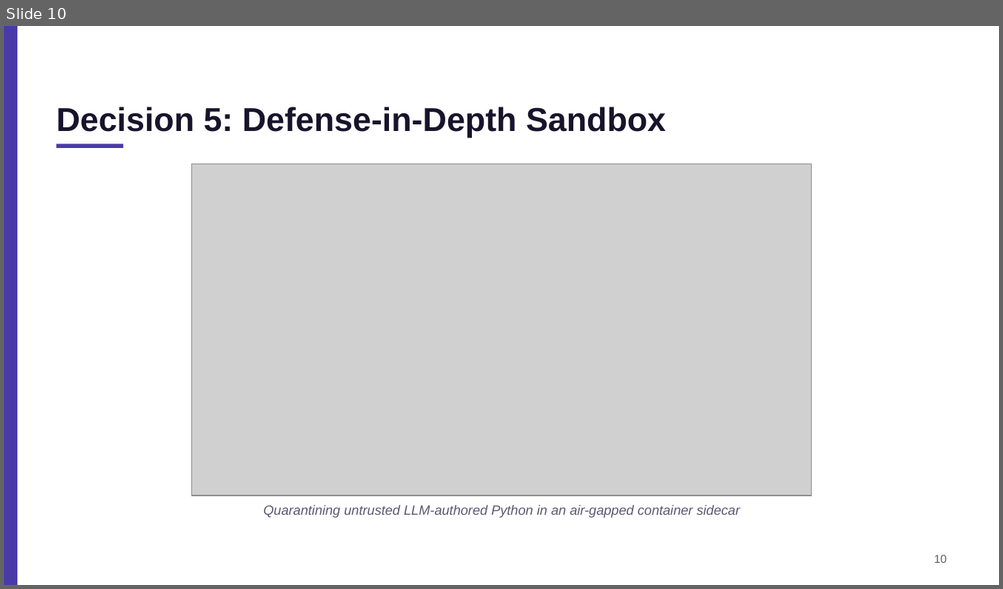
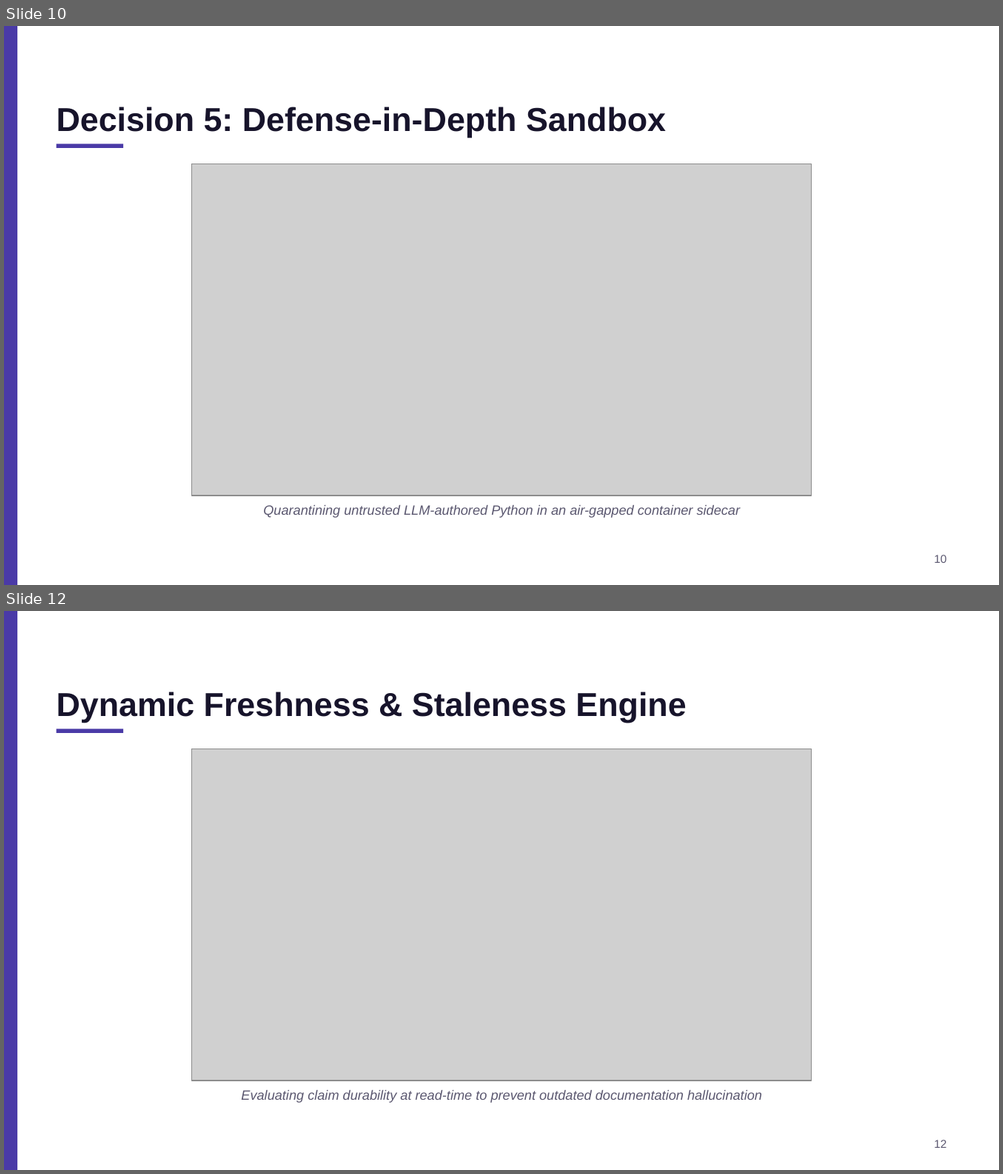
Before and after one commit to KaushalJainAI/AIAAS, a slide deck: AIAAS_Architecture_Technical_Overview.pptx. Shown one above the other, each under a label of ours: slide 10 before the commit, slides 10 and 12 after it; the slides between them are not shown. The pictures are 1003x589 and 1003x1174 pixels, drawn with LibreOffice and Linux fonts; fonts in the diff are those of the drawing; grey boxes stand for pictures. Boxes give left, top, right and bottom in pixels: in the first picture for what was removed or moved away, otherwise in the second. Text is boxed around its words. In the diff, an @@ line names an element or a change of style, - is before the commit and + after.

Commit message:
docs: investor pitch deck, testing chapter and infra guides
Add AIAAS_Investor_Pitch.pptx + presenter guide, LLD 11_How_We_Test, cloud/networking, infra and realtime guides. Update arch overview deck, drop stale HTML export and typo file, ignore presentation assets.

```diff
--- a/AIAAS_Architecture_Technical_Overview.pptx
+++ b/AIAAS_Architecture_Technical_Overview.pptx
@@ slide 12 added at [4,611,999,1170], background #FFFFFF @@
@@ rectangle added at [4,611,17,1170], fill #4A3AA7 @@
@@ text added at [57,692,686,723], 32 pt, text #17142B, bold @@
+Dynamic Freshness & Staleness Engine
@@ rectangle added at [57,729,123,733], fill #4A3AA7 @@
@@ picture added at [191,749,811,1081] @@
@@ text added at [241,1091,762,1103], 13 pt, text #5B5870, italic @@
+Evaluating claim durability at read-time to prevent outdated documentation hallucination
@@ text added at [933,1140,946,1148], 11 pt, text #5B5870 @@
+12
```
Also in this commit, not shown: 6 slides changed, 2 other slides added, 1 slide removed, 10 other files.
